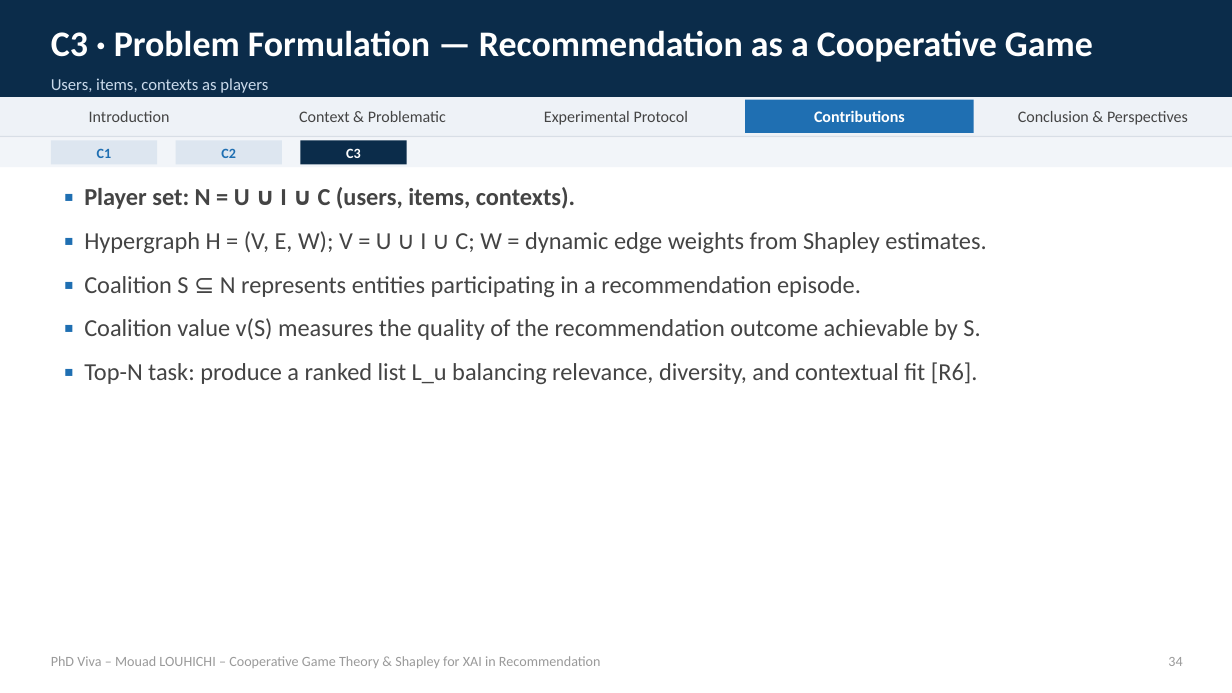
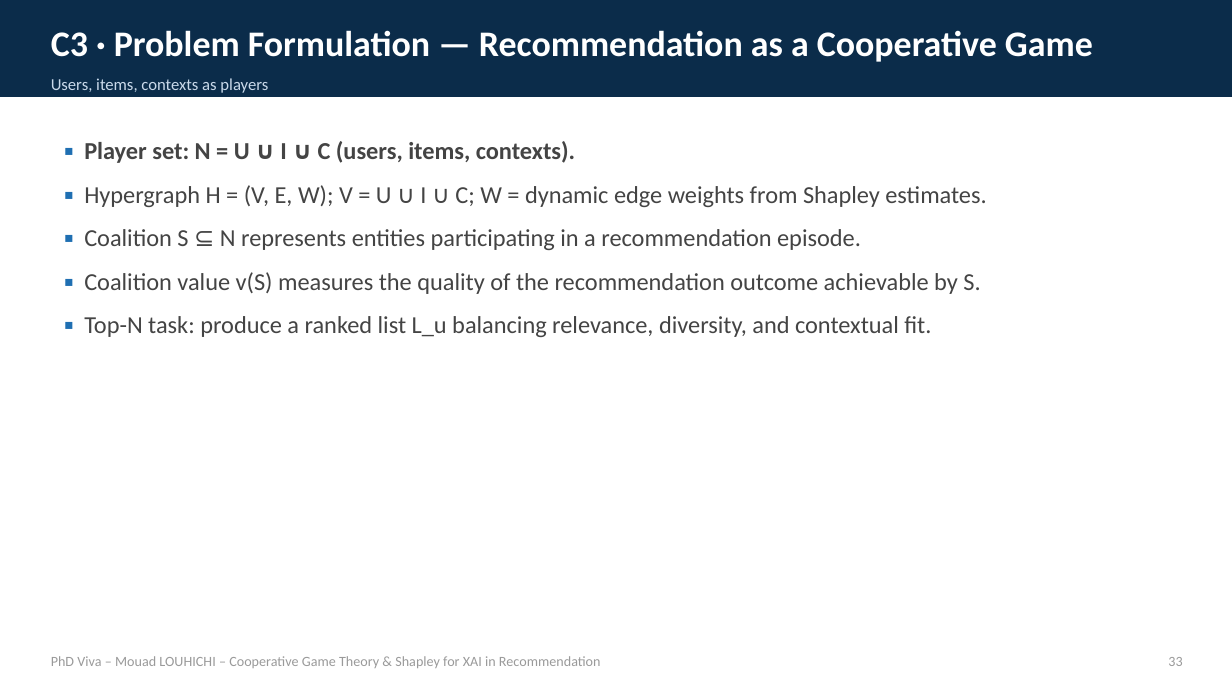
Before and after one commit to mouadlouhichi/phd-prep, a slide deck: slide 40 of viva/MOUAD_LOUHICHI_VIVA.pptx (slide 41 before the commit). Drawn at 1232x693 pixels with LibreOffice and Linux fonts; fonts in the diff are those of the drawing. Boxes give left, top, right and bottom in pixels: in the first picture for what was removed or moved away, otherwise in the second. Text is boxed around its words. In the diff, an @@ line names an element or a change of style, - is before the commit and + after.

```diff
--- a/viva/MOUAD_LOUHICHI_VIVA.pptx
+++ b/viva/MOUAD_LOUHICHI_VIVA.pptx
@@ rectangle removed at [0, 97, 1232, 136] @@
@@ text removed at [89, 111, 170, 122] @@
-Introduction
@@ text removed at [299, 111, 446, 122] @@
-Context & Problematic
@@ text removed at [544, 111, 688, 125] @@
-Experimental Protocol
@@ rectangle removed at [745, 100, 973, 133] @@
@@ text removed at [814, 110, 905, 122] @@
-Contributions
@@ text removed at [1018, 111, 1188, 125] @@
-Conclusion & Perspectives
@@ rectangle removed at [0, 136, 1232, 138] @@
@@ rectangle removed at [0, 138, 1232, 167] @@
@@ rectangle removed at [51, 140, 157, 165] @@
@@ text "▪ Player set: N = ...": place and size @@
-text "▪ Player set: N = ..." at [84, 187, 986, 384]
+text "▪ Player set: N = ..." at [84, 141, 986, 337]
@@ text removed at [97, 148, 112, 158] @@
-C1
@@ rectangle removed at [176, 140, 282, 165] @@
@@ text removed at [221, 148, 236, 158] @@
-C2
@@ rectangle removed at [300, 140, 407, 165] @@
@@ text removed at [346, 148, 361, 158] @@
-C3
@@ text at [84, 316, 931, 337]: text changed @@
-▪ Top-N task: produce a ranked list L_u balancing relevance, diversity, and contextual fit [R6].
+▪ Top-N task: produce a ranked list L_u balancing relevance, diversity, and contextual fit.
@@ text at [1168, 657, 1182, 666]: text changed @@
-34
+33
```
Also in this commit, not shown: 49 other slides changed, 2 slides removed, 3 other files.
